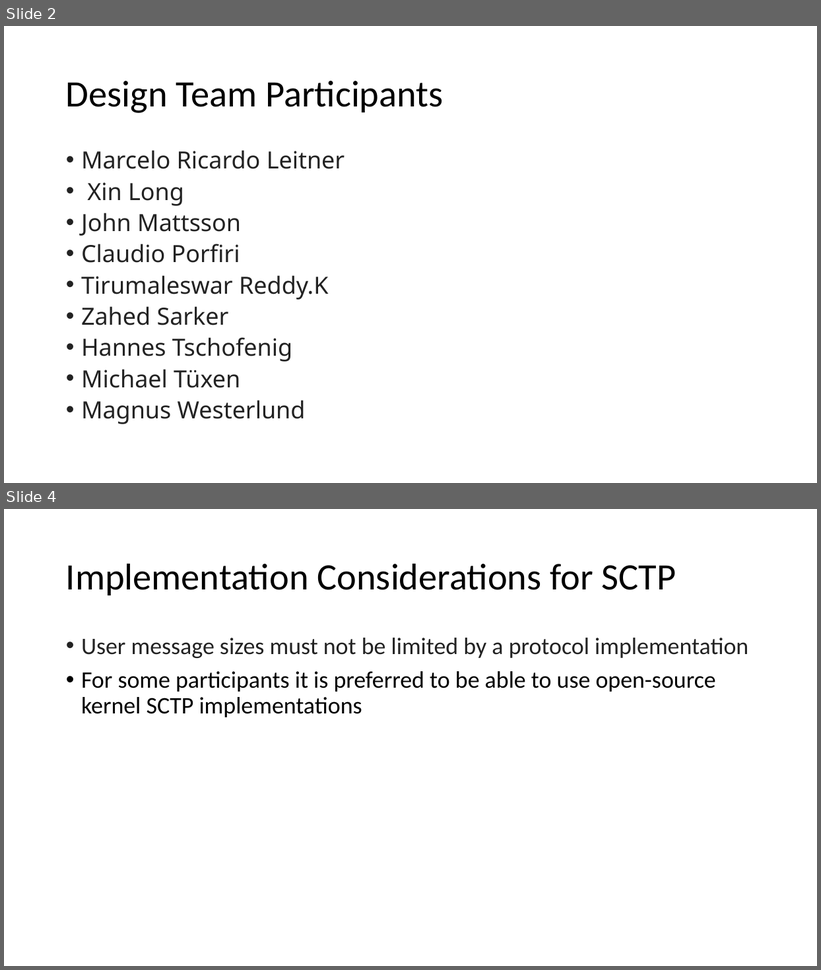
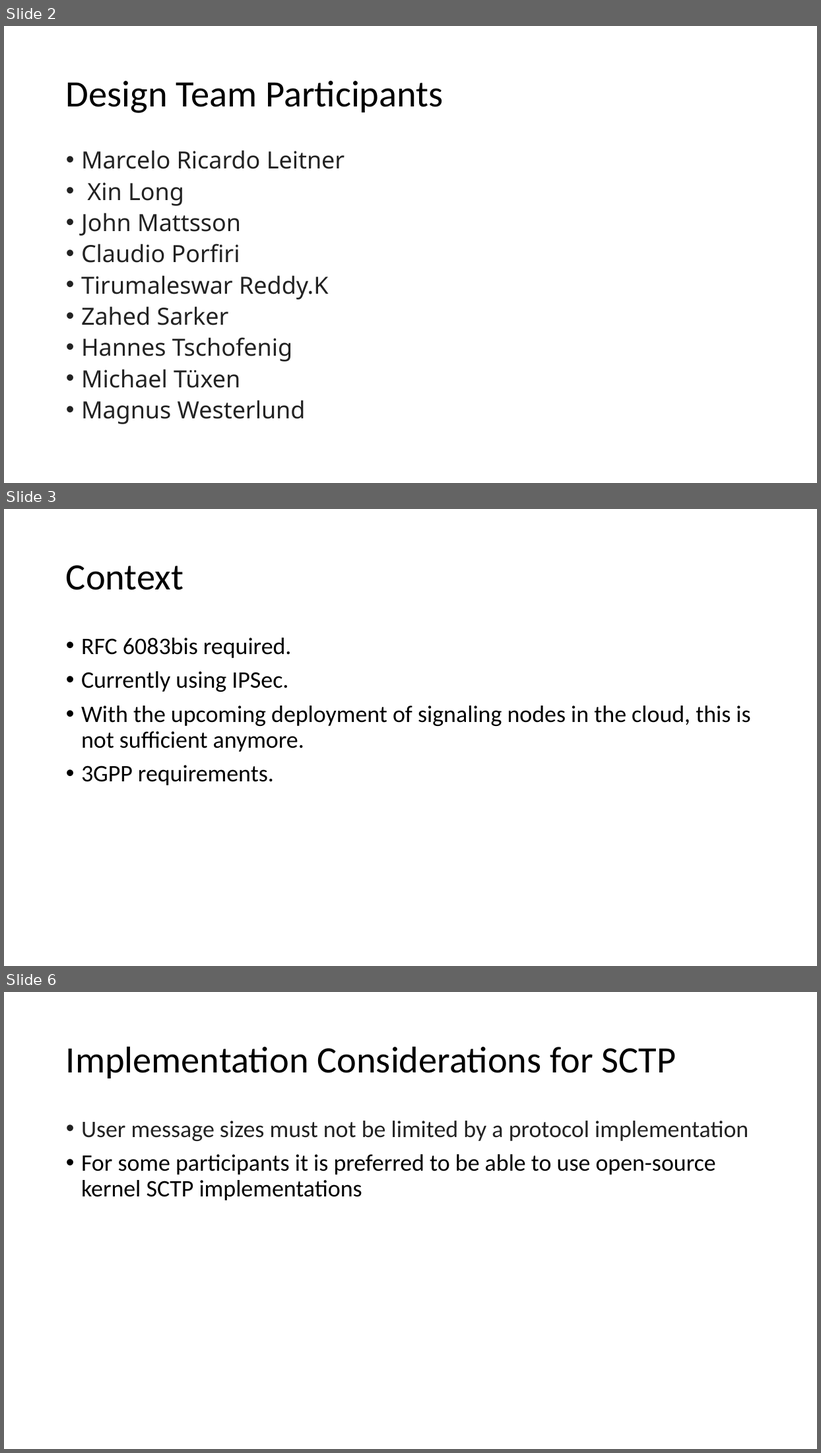
Before and after one commit to sctplab/sctp-dtls-requirements, a slide deck: SCTP_DTLS_REQ.pptx. Shown one above the other, each under a label of ours: slides 2 and 4 before the commit, slides 2, 3 and 6 after it; the slides between them are not shown. The pictures are 821x970 and 821x1453 pixels, drawn with LibreOffice and Linux fonts; fonts in the diff are those of the drawing. Boxes give left, top, right and bottom in pixels: in the first picture for what was removed or moved away, otherwise in the second. Text is boxed around its words. In the diff, an @@ line names an element or a change of style, - is before the commit and + after.

```diff
--- a/SCTP_DTLS_REQ.pptx
+++ b/SCTP_DTLS_REQ.pptx
@@ slide 3 added at [4,509,817,966], background #FFFFFF @@
@@ title added at [66,565,184,590], 44 pt, text #000000 @@
+Context
@@ text added at [81,638,750,786], 28 pt, text #000000 @@
+• RFC 6083bis required.
+• Currently using IPSec.
+• With the upcoming deployment of signaling nodes in the cloud, this is not sufficient anymore.
+• 3GPP requirements.
@@ what was slide 4 is now slide 6 @@
```
Also in this commit, not shown: 2 slides changed, 1 other slide added.
